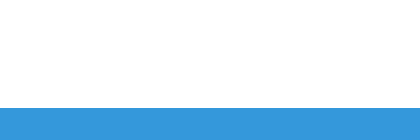
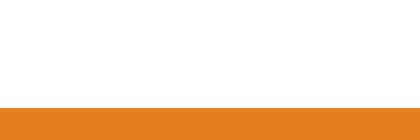
Layer changes from the first (420, 140) image to the second:
painted on "Rectangle 1" over [left=0, top=108, right=420, bottom=140]
